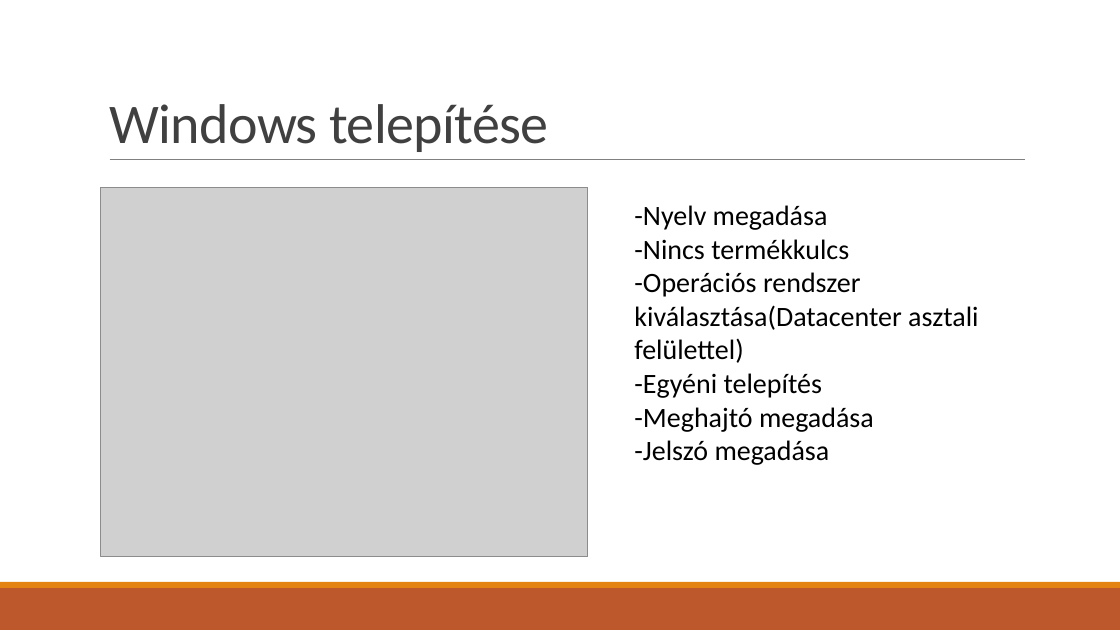
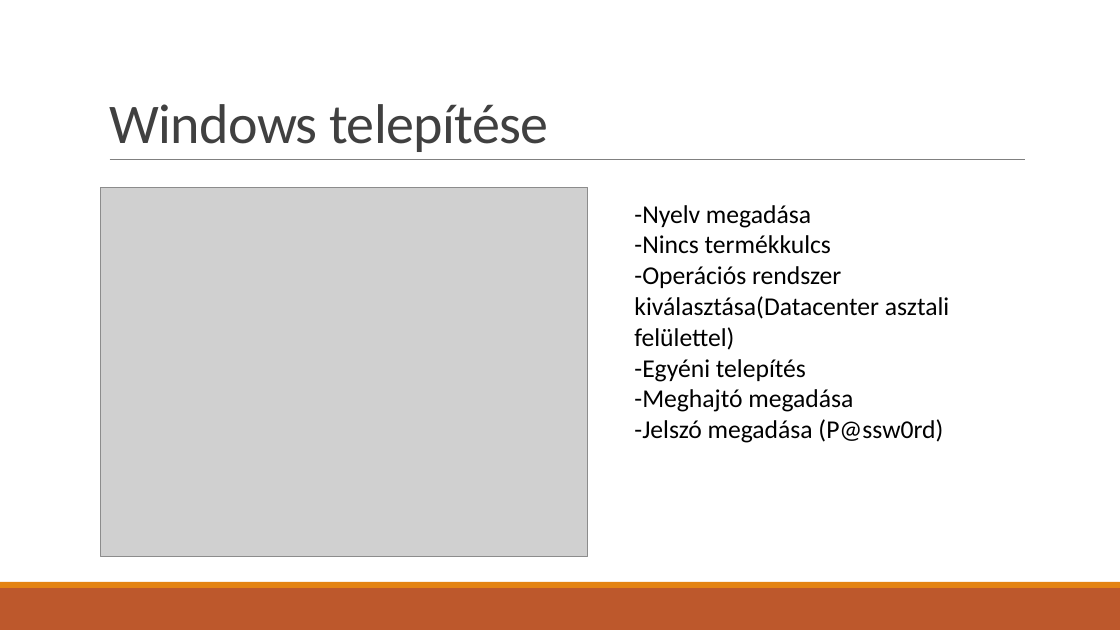
Before and after one commit to Tucsok2/Vizsga, a slide deck: slide 3 of dokumentáció/Első projekt.pptx (slide 4 before the commit). Drawn at 1120x630 pixels with LibreOffice and Linux fonts; fonts in the diff are those of the drawing; grey boxes stand for pictures. Boxes give left, top, right and bottom in pixels: in the first picture for what was removed or moved away, otherwise in the second. Text is boxed around its words. In the diff, an @@ line names an element or a change of style, - is before the commit and + after.

```diff
--- a/dokumentáció/Első projekt.pptx
+++ b/dokumentáció/Első projekt.pptx
@@ text at [634, 205, 949, 412]: size 24 to 22 pt in "-Nyelv megadása", "-Nincs termékkulcs", "-Operációs rendszer kiválasztása(Datacenter asztali felülett ...", "-Egyéni telepítés" and 1 more places @@
@@ text at [634, 419, 943, 443]: text changed; size 24 to 22 pt @@
--Jelszó megadása
+-Jelszó megadása (P@ssw0rd)
```
Also in this commit, not shown: 4 other slides changed, 1 slide removed, 1 other file.
